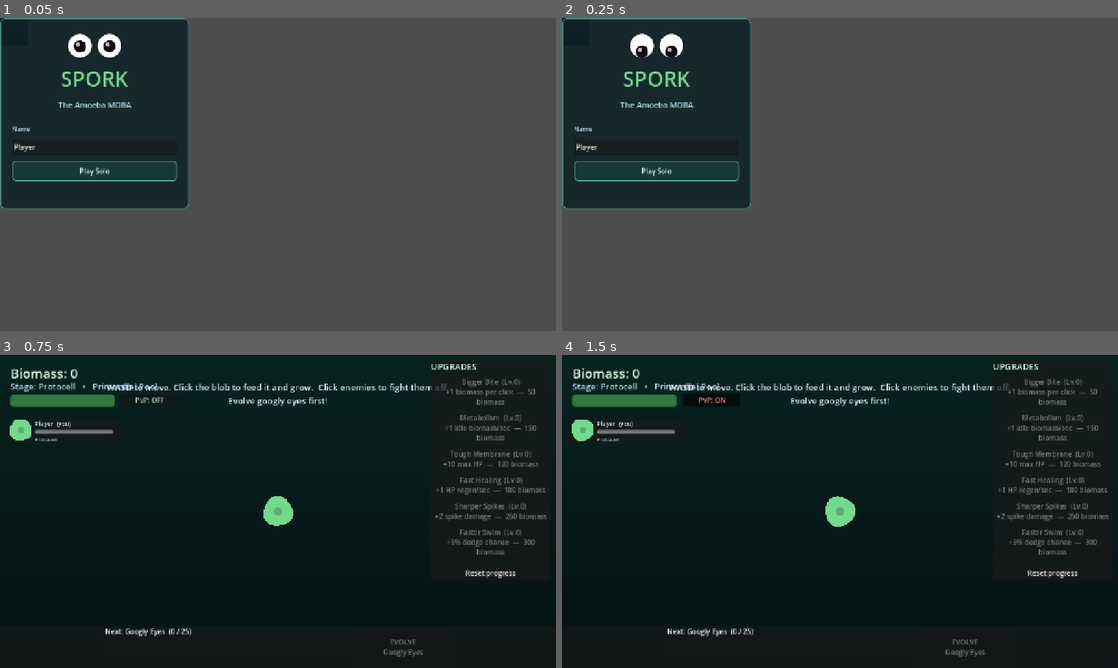
Above: before the commit, frames 1-4 (two rows, left to right).
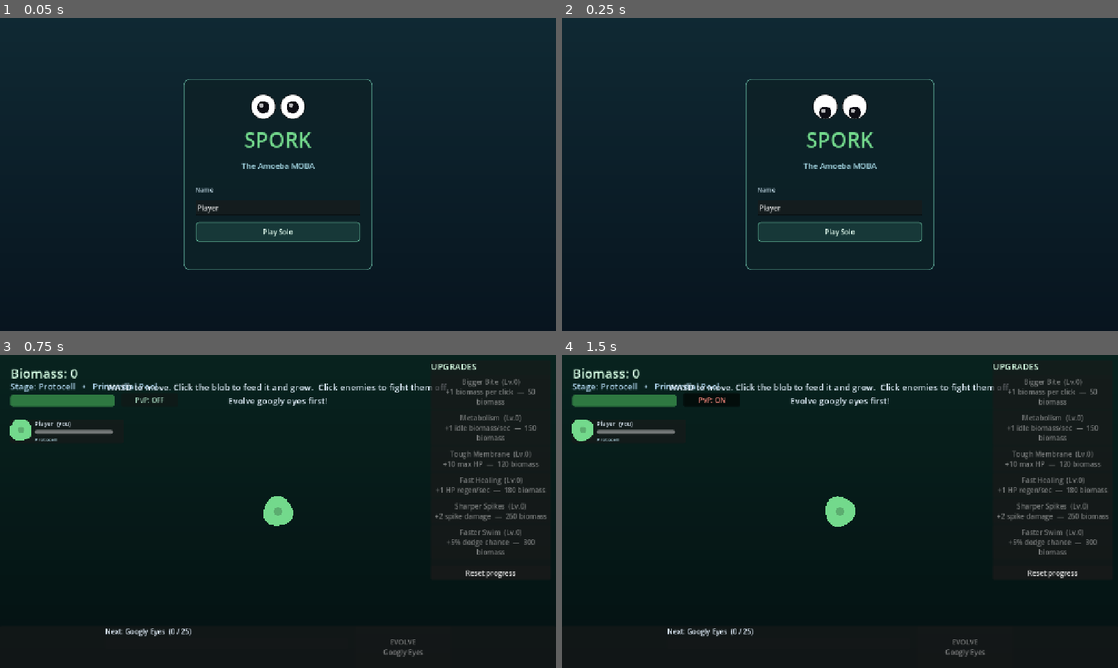
Above: after the commit, the same moments.

Repository: mjduke420/spork
Game: Godot game, scene res://scenes/menu.tscn
Same seed, same stepped clock (60 frames per second), same inputs: the game is played once before the commit and once after it.
Inputs:
- Up to frame 1 (0.05 s): no input
- Up to frame 2 (0.25 s): no input
- Up to frame 3 (0.75 s): click "Play Solo" at 0.5 s
- Up to frame 4 (1.5 s): click "PvP: OFF" at 1.25 s

The runs differ from the first frame. In frame 1, 83% of the frame differs, in the area x 0-100%, y 0-100%; in frame 2, 83%; in frame 3, nothing differs; in frame 4, nothing differs.

Commit message:
fix: menu's root Control never actually sized to the viewport
Real root cause of the reported dark-square + off-center menu card,
found via a locally-exported Web debug build served through the
Preview tools (no browser extension needed) — debug size dumps showed
the scene-root Menu Control's own `size` staying (0, 0) even though
set_anchors_preset(FULL_RECT) had correctly set its anchors, so every
full-rect-anchored child (the background gradient, the CenterContainer)
was computing its rect against a zero-size parent instead of the real
window. The previous SubViewport stretch=true fix was a real
improvement but not the actual cause.

Fixed by driving `size` directly off get_viewport_rect().size (kept in
sync on resize) instead of relying on span anchors, which Godot itself
warns is ambiguous to combine with a manually-set size. Verified with
repeated local Web-build screenshots (clean initial load at multiple
sizes) plus the usual sanity test and desktop boot checks, now with
zero engine warnings.

Also adds .claude/launch.json (a plain `python -m http.server` for the
exported build/web output, itself gitignored) so future UI issues can
be visually verified locally through the Preview tools without needing
Claude in Chrome or a Playwright browser extension connected.

Diff:
--- a/scripts/menu.gd
+++ b/scripts/menu.gd
@@ -28,8 +28,21 @@
 	if _is_server_mode():
 		Net.start_dedicated_server()
 		return
-	set_anchors_preset(Control.PRESET_FULL_RECT)
+	# Deliberately NOT using set_anchors_preset(FULL_RECT) here: spanning anchors
+	# (0,0,1,1) plus a manually-driven `size` are ambiguous to the engine (it
+	# warns "size will be overridden" no matter how the size is set) and, worse,
+	# confirmed via a local Web-export debug build to leave this scene-root
+	# Control's own `size` at (0, 0) in practice — every full-rect-anchored
+	# child (the background, the centering container) was computing its rect
+	# against a zero-size parent instead of the real window. Default anchors
+	# are a single point (0,0,0,0), which is the supported pairing for manually
+	# driving `size` — no ambiguity, no warning.
+	size = get_viewport_rect().size
+	get_tree().root.size_changed.connect(_on_viewport_resized)
 	_build_ui()
+
+func _on_viewport_resized() -> void:
+	size = get_viewport_rect().size
 
 func _is_server_mode() -> bool:
 	return "--server" in OS.get_cmdline_args() or "--server" in OS.get_cmdline_user_args()
Not shown, added: .claude/launch.json
